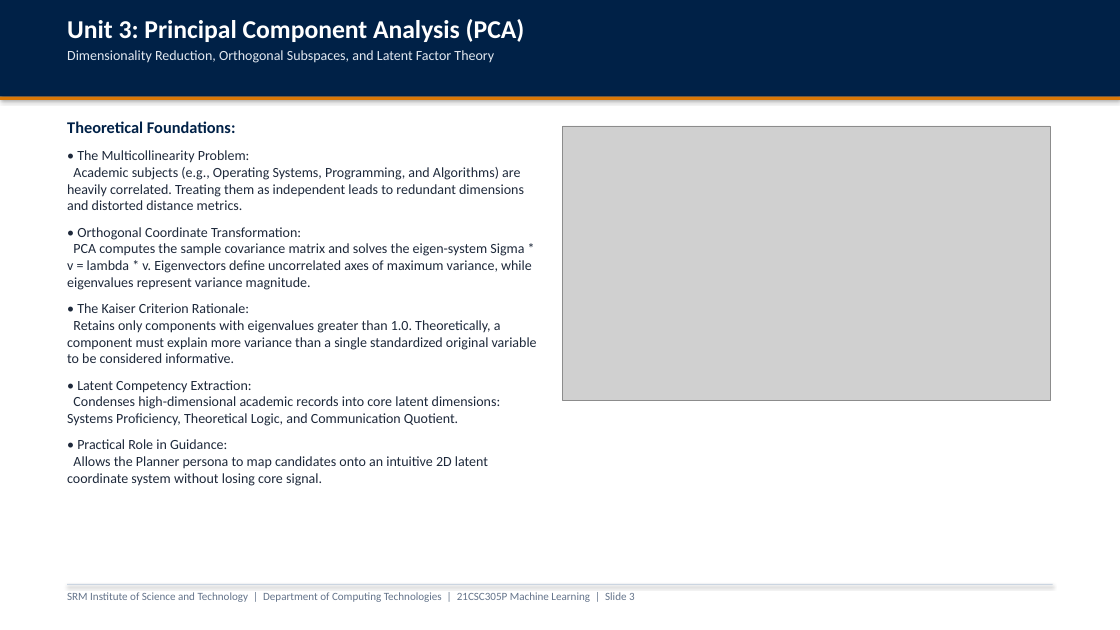
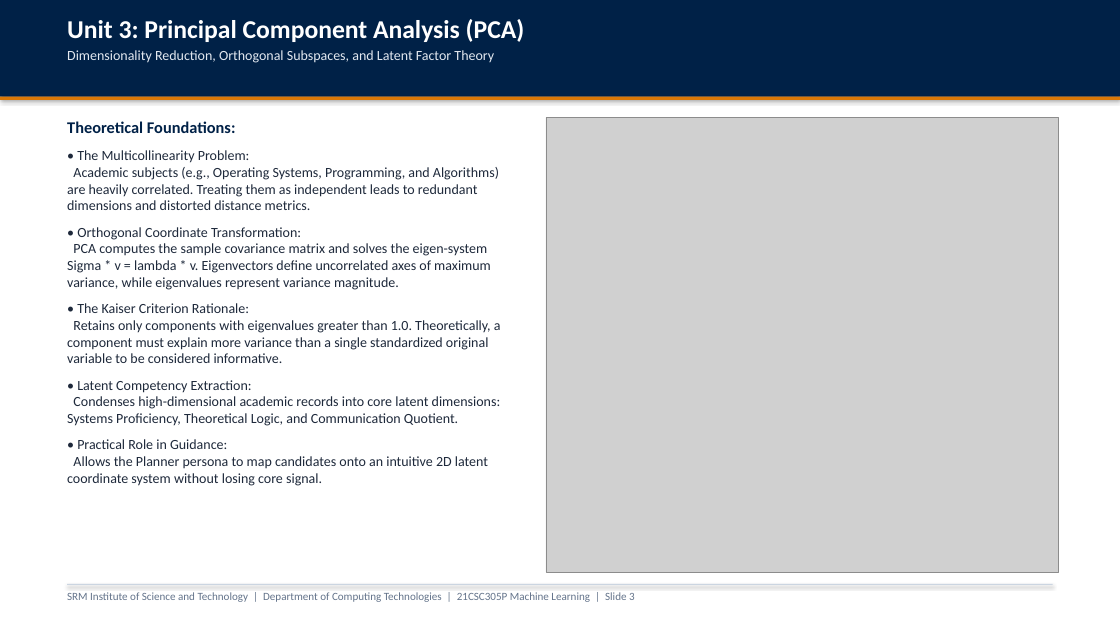
Before and after one commit to parth2024-tech/SRM-21CSC305P-Machine-Learning-Career-Guidance-Debate-Agent, a slide deck: slide 3 of presentation_unit3_unit4_unit5.pptx. Drawn at 1120x630 pixels with LibreOffice and Linux fonts; fonts in the diff are those of the drawing; grey boxes stand for pictures. Boxes give left, top, right and bottom in pixels: in the first picture for what was removed or moved away, otherwise in the second. Text is boxed around its words. In the diff, an @@ line names an element or a change of style, - is before the commit and + after.

Commit message:
feat(presentation): resize and re-layout graphs across all slides to eliminate empty space

```diff
--- a/presentation_unit3_unit4_unit5.pptx
+++ b/presentation_unit3_unit4_unit5.pptx
@@ text "Theoretical Foundations:" rewrapped from [67,121,537,486] to [67,121,501,486] @@
@@ picture: place and size @@
-picture at [563,126,1050,400]
+picture at [546,118,1059,572]
```
Also in this commit, not shown: 8 other slides changed, 13 other files.
